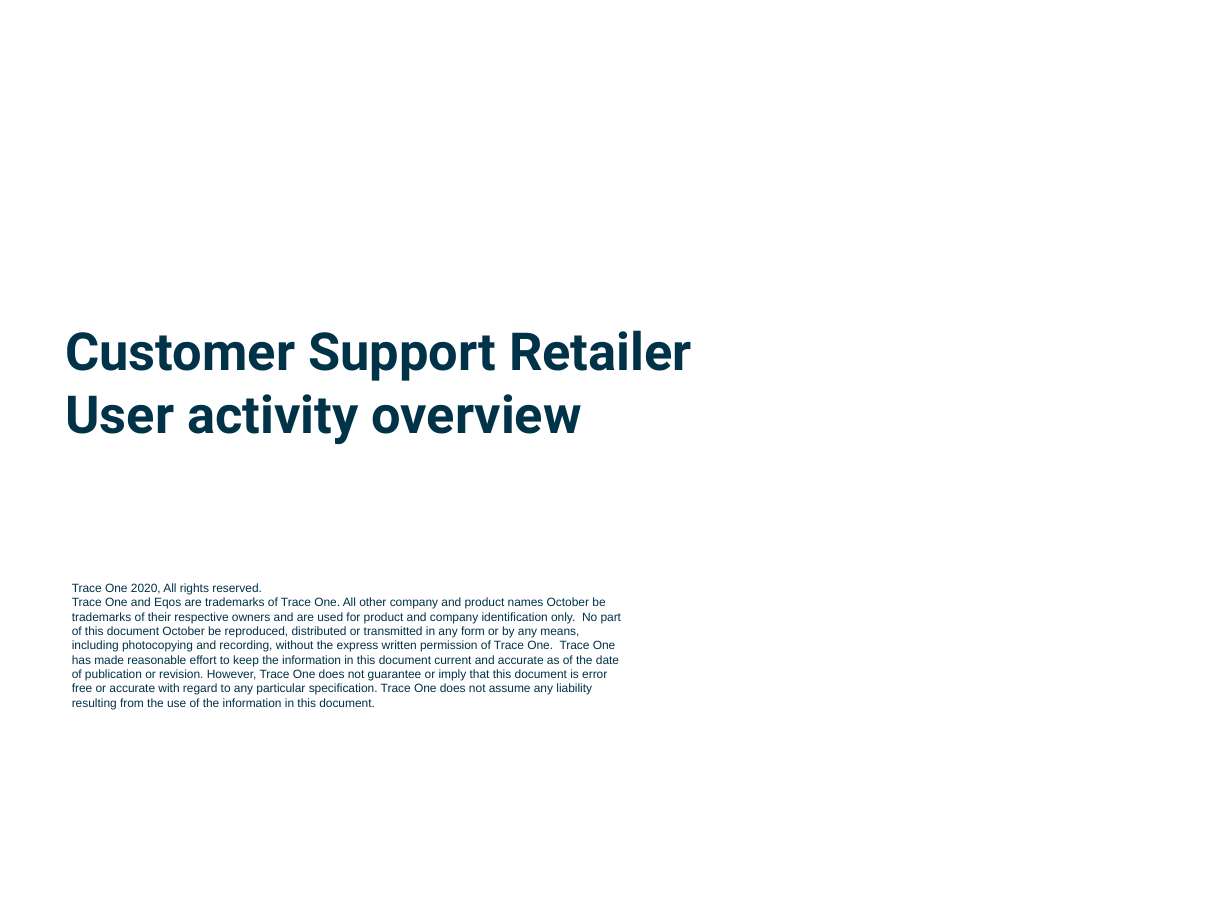
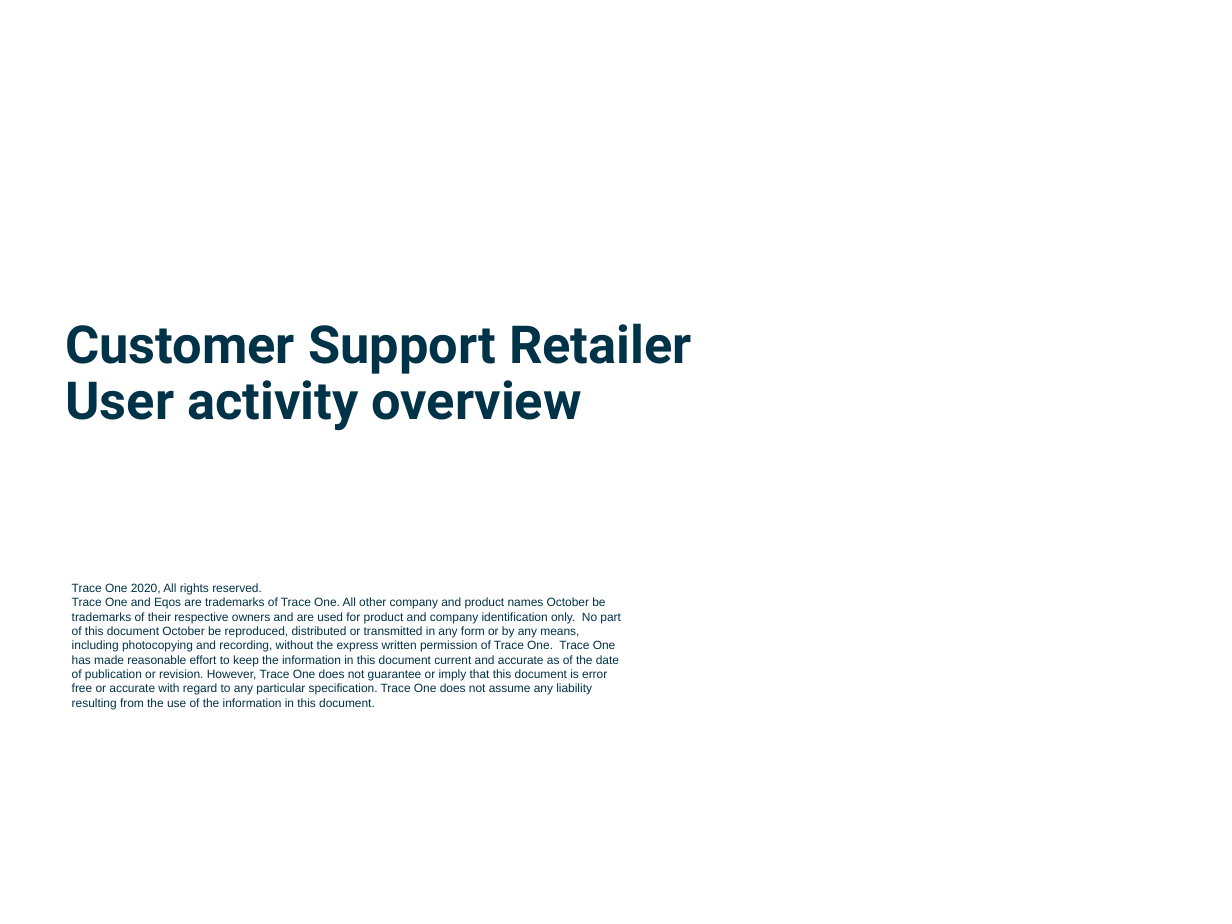
Before and after one commit to nookworth/cs-reporter, a slide deck: slide 2 of templates/report_template.pptx. Drawn at 1232x924 pixels with LibreOffice and Linux fonts; fonts in the diff are those of the drawing; background and template pictures are left out. Boxes give left, top, right and bottom in pixels: in the first picture for what was removed or moved away, otherwise in the second. Text is boxed around its words. In the diff, an @@ line names an element or a change of style, - is before the commit and + after.

```diff
--- a/templates/report_template.pptx
+++ b/templates/report_template.pptx
@@ text "Customer Support Retailer User activity ..." at (65, 323, 692, 430): line spacing 1 to 0.9 @@
```
Also in this commit, not shown: 6 other slides changed, 1 slide added, 1 slide removed, 5 other files.
